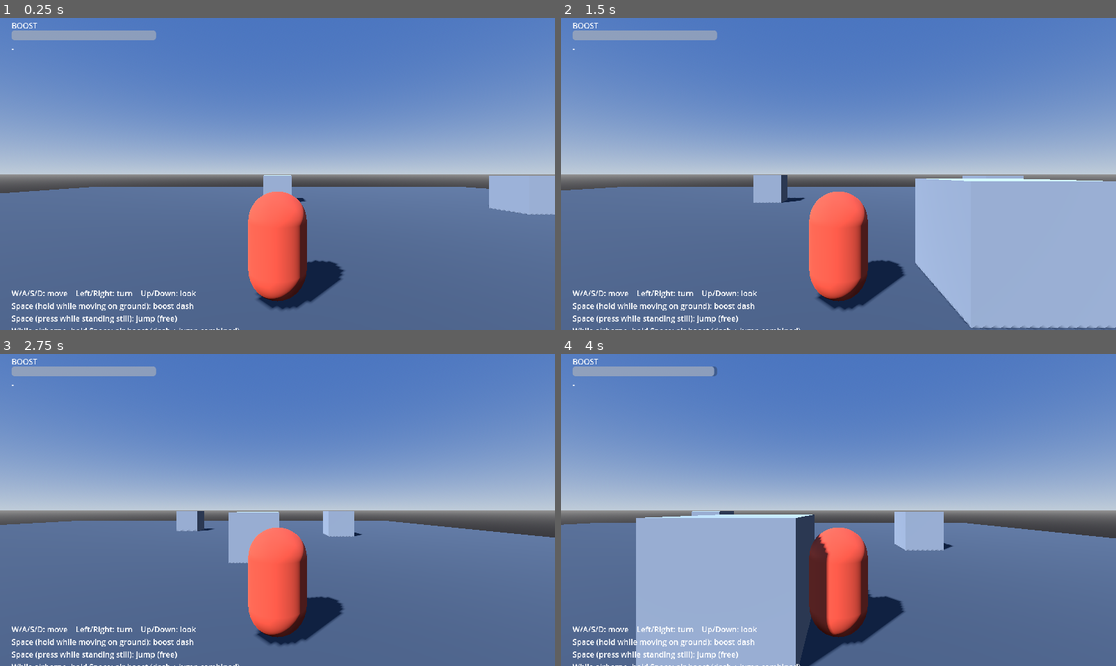
Above: before the commit, frames 1-4 (two rows, left to right).
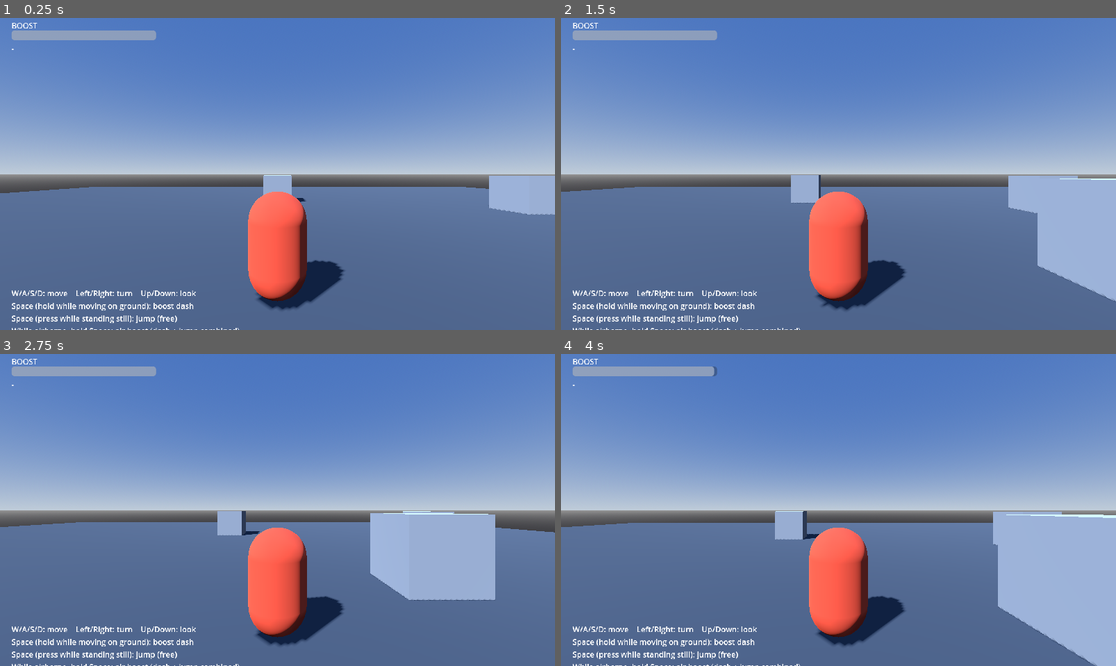
Above: after the commit, the same moments.

Repository: kozakoza1216/ac
Game: Godot game, scene res://scenes/Main.tscn
Same seed, same stepped clock (60 frames per second), same inputs: the game is played once before the commit and once after it.
Inputs:
- Up to frame 1 (0.25 s): no input
- Up to frame 2 (1.5 s): tap Enter at 0.5 s; hold D 0.53-1.28 s; tap Space at 0.77 s; hold S from 1.28 s (still down)
- Up to frame 3 (2.75 s): tap Space at 1.52 s; release S at 2.03 s; hold D from 2.03 s (still down)
- Up to frame 4 (4 s): release D at 2.78 s; hold W 2.78-3.53 s; tap Space at 3.02, 3.77 s; hold A from 3.53 s (still down)

The runs differ from the first frame. In frame 1, less than 0.1% of the frame differs, in the area x 12-88%, y 54-55%; in frame 2, 12%; in frame 3, 8.2%; in frame 4, 26%, in the area x 0-100%, y 50-100%.

Commit message:
Tune gravity and speed gap between walking and boosting
Gravity felt too floaty for a boost-dash-then-hop traversal style, and
walk speed was too close to boost speed to feel distinct.

- Gravity 20 -> 32 so hops come down quickly instead of floating.
- Walking top speed 7 -> 2.5 (much slower baseline) with a lower,
  snappier accel (18 -> 10) to match.
- Boost dash and air-boost accel/top speed bumped up (40/22 -> 46/24,
  26/15 -> 40/16) so a brief boost tap punches quickly toward its
  target instead of ramping in slowly.

Co-Authored-By: Claude Sonnet 5 <noreply@anthropic.com>
Claude-Session: https://claude.ai/code/session_01AUEeVjV1iAVicfMFpLPHpb

Diff:
--- a/scripts/player.gd
+++ b/scripts/player.gd
@@ -19,20 +19,20 @@
 
 enum State { NORMAL, BOOST_DASH, AIR_BOOST }
 
-const GRAVITY := 20.0
-
-const WALK_ACCEL := 18.0
-const WALK_MAX_SPEED := 7.0
+const GRAVITY := 32.0
+
+const WALK_ACCEL := 10.0
+const WALK_MAX_SPEED := 2.5
 const AIR_DAMPING := 1.5
 
-const BOOST_ACCEL := 40.0
-const BOOST_MAX_SPEED := 22.0
+const BOOST_ACCEL := 46.0
+const BOOST_MAX_SPEED := 24.0
 const BOOST_DAMPING_AFTER_RELEASE := 2.0
 
-const JUMP_VELOCITY := 8.5
-
-const AIR_BOOST_VERTICAL_ACCEL := 26.0
-const AIR_BOOST_VERTICAL_MAX_SPEED := 15.0
+const JUMP_VELOCITY := 9.0
+
+const AIR_BOOST_VERTICAL_ACCEL := 40.0
+const AIR_BOOST_VERTICAL_MAX_SPEED := 16.0
 
 const BOOST_GAUGE_MAX := 100.0
 const BOOST_DASH_DRAIN := 28.0
